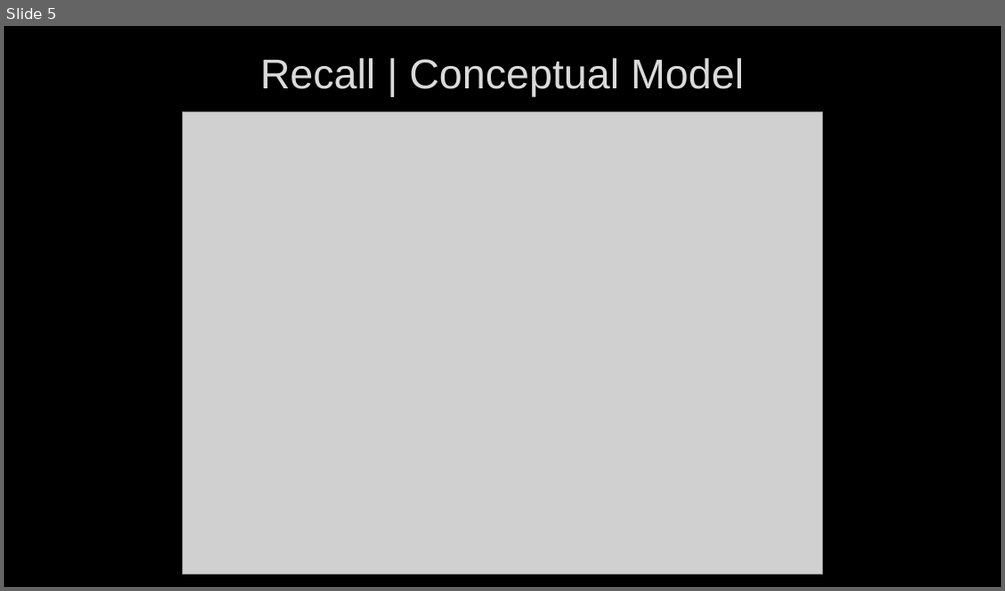
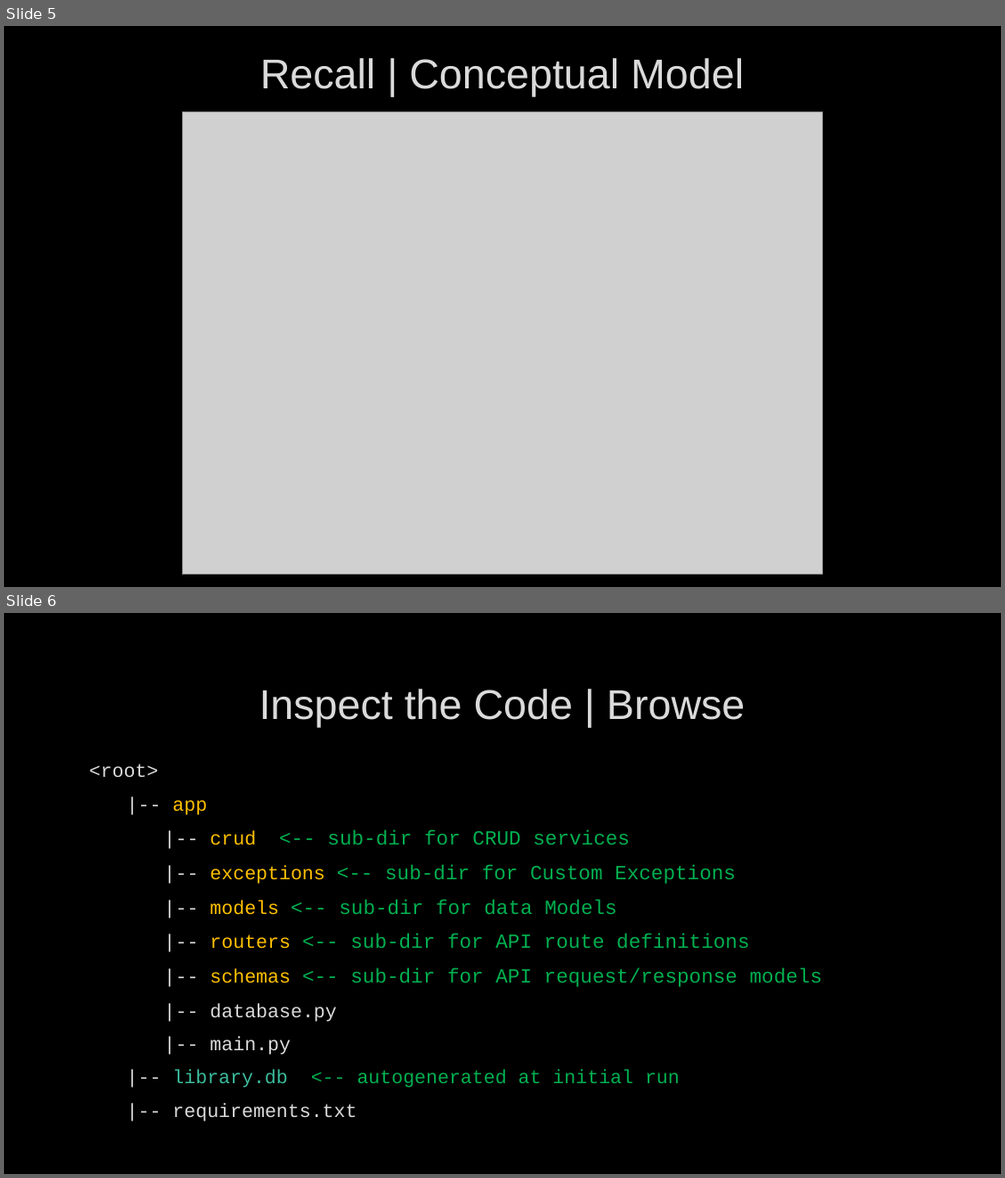
Before and after one commit to anibalvelarde/api-workshop, a slide deck: zzz-additional-documentation/Rest-Api-Design-Build-Run-Day-2.pptx. Shown one above the other, each under a label of ours: slide 5 before the commit, slides 5 and 6 after it. The pictures are 1005x591 and 1005x1178 pixels, drawn with LibreOffice and Linux fonts; fonts in the diff are those of the drawing; grey boxes stand for pictures; background and template pictures are left out. Boxes give left, top, right and bottom in pixels: in the first picture for what was removed or moved away, otherwise in the second. Text is boxed around its words. In the diff, an @@ line names an element or a change of style, - is before the commit and + after.

```diff
--- a/zzz-additional-documentation/Rest-Api-Design-Build-Run-Day-2.pptx
+++ b/zzz-additional-documentation/Rest-Api-Design-Build-Run-Day-2.pptx
@@ slide 6 added at [4,613,1001,1174], background picture (left out) @@
@@ title added at [259,689,744,727], 40 pt, text #DADADA @@
+Inspect the Code | Browse
@@ text added at [89,763,822,1087], 19.4 pt, text #00B050 @@
+<root>
+|-- app
+|-- crud <-- sub-dir for CRUD services
+|-- exceptions <-- sub-dir for Custom Exceptions
+|-- models <-- sub-dir for data Models
+|-- routers <-- sub-dir for API route definitions
+|-- schemas <-- sub-dir for API request/response models
+|-- database.py
+|-- main.py
+|-- library.db <-- autogenerated at initial run
+|-- requirements.txt
```
Also in this commit, not shown: 1 slide changed, 3 other slides added, 1 other file.
